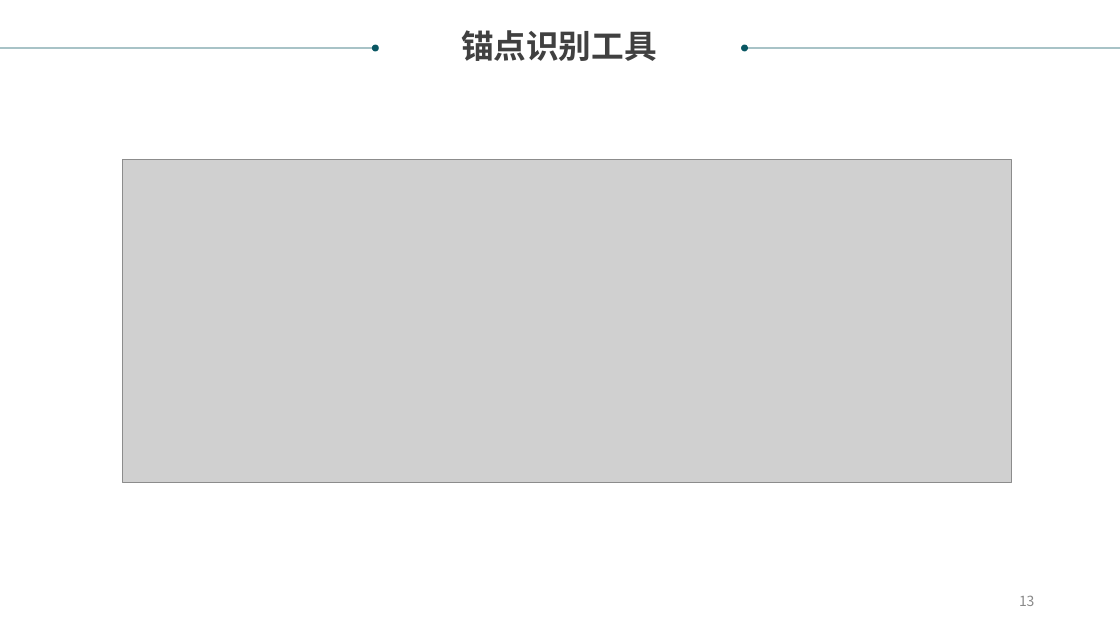
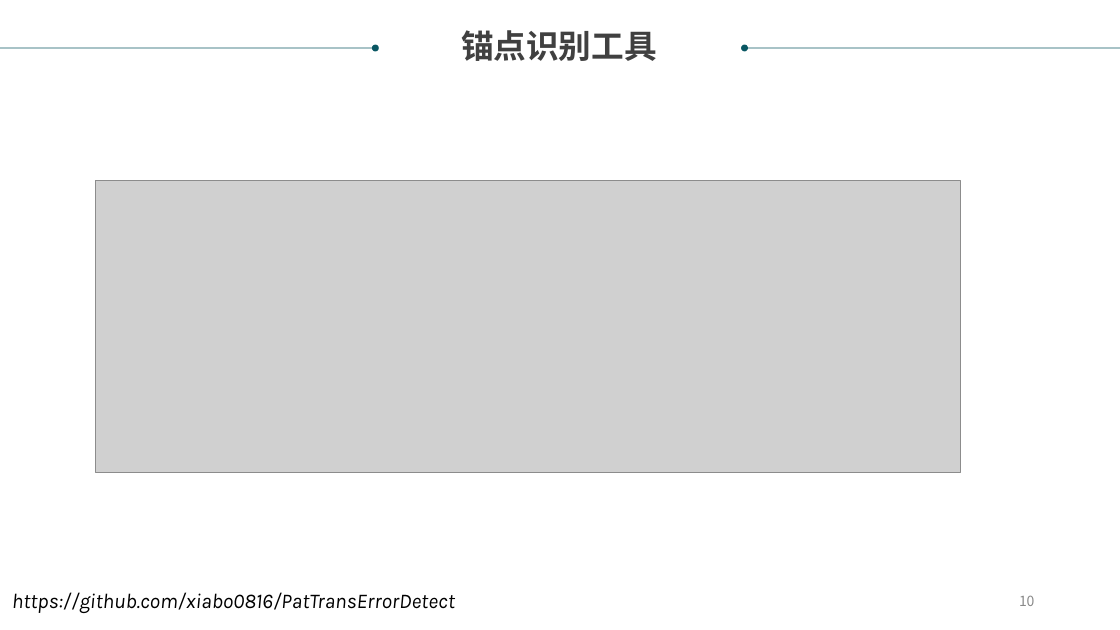
Before and after one commit to xiabo0816/PatTransErrorDetect, a slide deck: slide 10 of 翻译锚点识别项目.ppt (slide 13 before the commit). Drawn at 1120x630 pixels with LibreOffice and Linux fonts; fonts in the diff are those of the drawing; grey boxes stand for pictures. Boxes give left, top, right and bottom in pixels: in the first picture for what was removed or moved away, otherwise in the second. Text is boxed around its words. In the diff, an @@ line names an element or a change of style, - is before the commit and + after.

```diff
--- a/翻译锚点识别项目.ppt
+++ b/翻译锚点识别项目.ppt
@@ picture: place and size @@
-picture at (123, 159, 1011, 482)
+picture at (96, 181, 960, 472)
@@ text added at (12, 592, 455, 613), 18 pt, text #000000, italic @@
+https://github.com/xiabo0816/PatTransErrorDetect
@@ page number at (1019, 595, 1034, 606): text changed @@
-13
+10
```
Also in this commit, not shown: 9 slides added, 1 slide removed, 4 other files.
